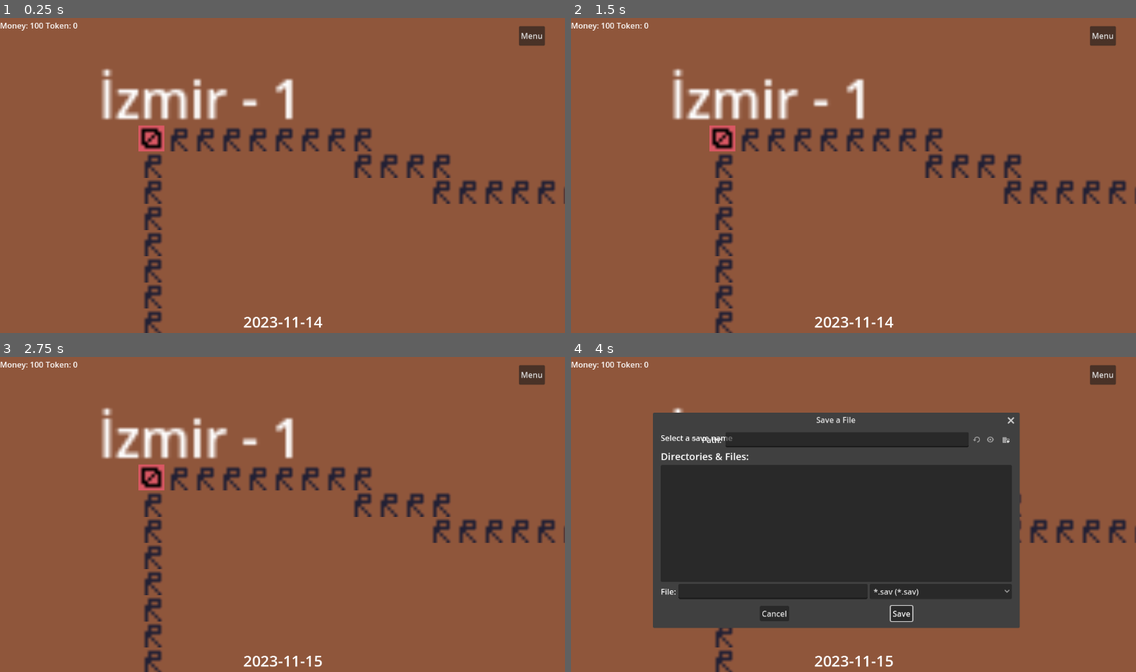
Above: before the commit, frames 1-4 (two rows, left to right).
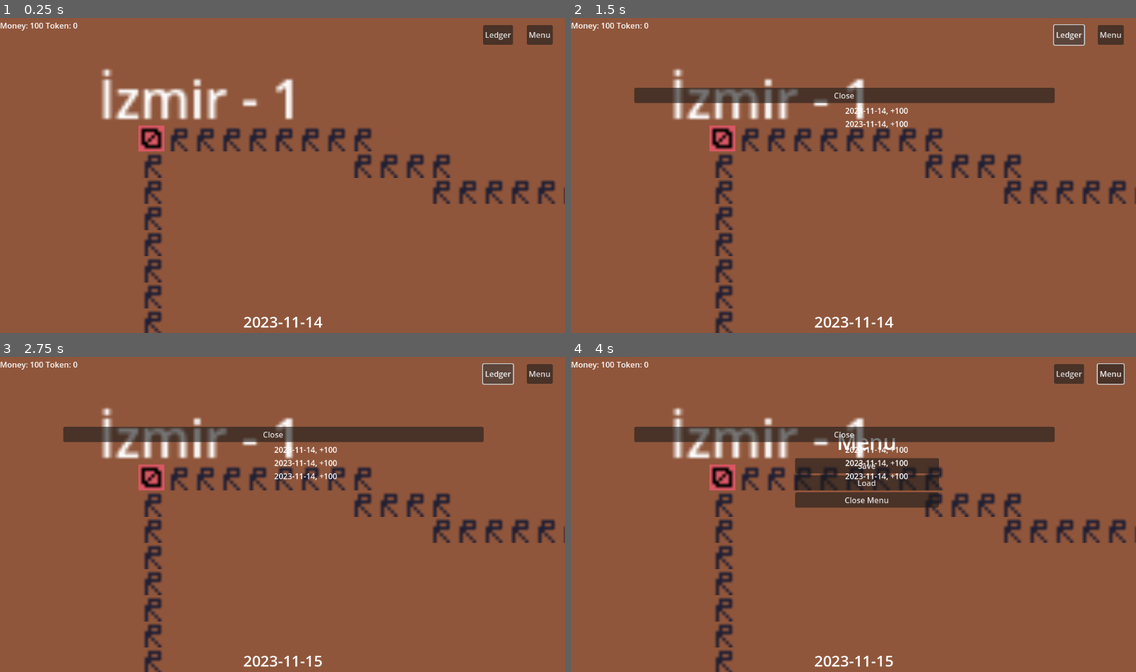
Above: after the commit, the same moments.

Repository: yigitozdemir/GLorryCorp
Game: Godot game, scene res://scenes/main_scenes/game_scene/game_scene.tscn
Two runs of this game, one before a commit and one after it. Both use one fixed random seed, a clock stepped at 60 frames per second and the inputs below.
Inputs (mouse positions are in pixels of both pictures, inside the frame that each line leads up to):
- Up to frame 1 (0.25 s): no input
- Up to frame 2 (1.5 s): click (1068, 33) at 0.5 s, where only the run after the commit has a clickable "Ledger"; click (1068, 33) at 1.25 s, where only the run after the commit has a clickable "Ledger"
- Up to frame 3 (2.75 s): click (497, 372) at 2 s, where only the run after the commit has a clickable "Ledger"
- Up to frame 4 (4 s): click "Menu" at 2.75 s; click "Save" at 3.5 s

The runs differ from the first frame. In frame 1, 0.6% of the frame differs, in the area x 85-98%, y 2-9%; in frame 2, 4.5%; in frame 3, 4.6%; in frame 4, 43%, in the area x 11-98%, y 2-87%.

Commit message:
Create a simple UI for ledger to list income and expense

Diff:
--- a/scenes/main_scenes/game_scene/game_scene.gd
+++ b/scenes/main_scenes/game_scene/game_scene.gd
@@ -16,10 +16,17 @@
 @export var save_file_dialog: FileDialog
 @export var open_file_dialog: FileDialog
 @export var date_label: Label
+@export var ledger_container: VBoxContainer
+@export var expense_container: VBoxContainer
+@export var income_container: VBoxContainer
 
 @export_category("Container References")
 @export var container_lorry: Node2D
-
+@export var ledger: ledger
+enum ChangeType {
+	Income=1,
+	Expense=2
+}
 func buy_lorry(modal_name: String, to_location: City) -> void:
 	var lorry_scene_path = Catalog.LorryList[modal_name]
 	var loaded_lorry_scene = load(lorry_scene_path)
@@ -210,3 +217,26 @@
 func _on_time_manager_update_date():
 	date_label.text = $time_manager.current_date
 	pass # Replace with function body.
+
+
+func _on_btn_ledger_button_up():
+	for data in ledger.get_data():
+		if data.ie == ChangeType.Income:
+			var lbl = Label.new()
+			lbl.text = data.date + ", +" + str(data.amount)
+			income_container.add_child(lbl)
+			pass
+		if data.ie == ChangeType.Expense:
+			var lbl = Label.new()
+			lbl.text = data.date + ", -" + str(data.amount)
+			expense_container.add_child(lbl)
+			pass
+	ledger_container.show()
+	pass
+func _on_close_ledger_container_button_up():
+	for c in expense_container.get_children():
+		c.queue_free()
+	for c in income_container.get_children():
+		c.queue_free()
+	ledger_container.hide()
+	pass
--- a/scenes/main_scenes/game_scene/game_scene.tscn
+++ b/scenes/main_scenes/game_scene/game_scene.tscn
@@ -106,7 +106,7 @@
 demanding_period = 2.5
 since_last_demand = 0.0
 
-[node name="game_scene" type="Node2D" node_paths=PackedStrin …(144 unchanged characters)… og", "open_file_dialog", "date_label", "container_lorry")]
+[node name="game_scene" type="Node2D" node_paths=PackedStrin …(144 unchanged characters)… og", "open_file_dialog", "date_label", "ledger_container", "expense_container", "income_container", "container_lorry", "ledger")]
 script = ExtResource("1_1vlji")
 res_coal_label = NodePath("ui_canvas/city_menu/city_menu/Resources/res_con/coal/Label")
 res_iron_label = NodePath("ui_canvas/city_menu/city_menu/Resources/res_con/iron/Label")
@@ -118,7 +118,11 @@
 save_file_dialog = NodePath("ui_canvas/save_file_dialog")
 open_file_dialog = NodePath("ui_canvas/open_file_dialog")
 date_label = NodePath("ui_canvas/CenterContainer/Label")
+ledger_container = NodePath("ui_canvas/ledger_container")
+expense_container = NodePath("ui_canvas/ledger_container/scrolls/sc_ex/expense_container")
+income_container = NodePath("ui_canvas/ledger_container/scrolls/sc_in/income_container")
 container_lorry = NodePath("container_lorry")
+ledger = NodePath("ledger")
 
 [node name="ledger" parent="." instance=ExtResource("2_y6l7s")]
 
@@ -308,10 +312,15 @@
 text = "0"
 
 [node name="menu_button_container" type="HBoxContainer" parent="ui_canvas"]
-offset_left = 1058.0
-offset_top = 21.0
-offset_right = 1111.0
-offset_bottom = 61.0
+offset_left = 985.0
+offset_top = 19.0
+offset_right = 1127.0
+offset_bottom = 59.0
+theme_override_constants/separation = 28
+
+[node name="btn_ledger" type="Button" parent="ui_canvas/menu_button_container"]
+layout_mode = 2
+text = "Ledger"
 
 [node name="btn_menu" type="Button" parent="ui_canvas/menu_button_container"]
 layout_mode = 2
@@ -376,10 +385,42 @@
 theme_override_font_sizes/font_size = 31
 text = "date"
 
+[node name="ledger_container" type="VBoxContainer" parent="ui_canvas"]
+visible = false
+offset_left = 129.0
+offset_top = 147.0
+offset_right = 986.0
+offset_bottom = 559.0
+
+[node name="close_ledger_container" type="Button" parent="ui_canvas/ledger_container"]
+layout_mode = 2
+text = "Close"
+
+[node name="scrolls" type="HBoxContainer" parent="ui_canvas/ledger_container"]
+layout_mode = 2
+size_flags_vertical = 3
+
+[node name="sc_ex" type="ScrollContainer" parent="ui_canvas/ledger_container/scrolls"]
+layout_mode = 2
+size_flags_horizontal = 3
+horizontal_scroll_mode = 3
+
+[node name="expense_container" type="VBoxContainer" parent="ui_canvas/ledger_container/scrolls/sc_ex"]
+layout_mode = 2
+
+[node name="sc_in" type="ScrollContainer" parent="ui_canvas/ledger_container/scrolls"]
+layout_mode = 2
+size_flags_horizontal = 3
+horizontal_scroll_mode = 3
+
+[node name="income_container" type="VBoxContainer" parent="ui_canvas/ledger_container/scrolls/sc_in"]
+layout_mode = 2
+
 [connection signal="update_date" from="time_manager" to="." method="_on_time_manager_update_date"]
 [connection signal="button_up" from="ui_canvas/city_menu/top_container/btn_close" to="." method="_on_btn_close_button_up"]
 [connection signal="button_up" from="ui_canvas/city_menu/city_menu/Resources/buy_menu/buy_lorry/buy_lorry_1" to="." method="_buy_lorry_button_event_handler" binds= ["Lorry1"]]
 [connection signal="button_up" from="ui_canvas/city_menu/city_menu/Resources/buy_menu/second_lorry/buy_saff_ultra1" to="." method="_buy_lorry_button_event_handler" binds= ["Ultra1"]]
+[connection signal="button_up" from="ui_canvas/menu_button_container/btn_ledger" to="." method="_on_btn_ledger_button_up"]
 [connection signal="button_up" from="ui_canvas/menu_button_container/btn_menu" to="." method="_on_btn_menu_button_up"]
 [connection signal="button_up" from="ui_canvas/menu_container/btn_save" to="." method="_on_btn_save_button_up"]
 [connection signal="button_up" from="ui_canvas/menu_container/btn_load" to="." method="_on_btn_load_button_up"]
@@ -388,3 +429,4 @@
 [connection signal="ready" from="ui_canvas/save_file_dialog" to="." method="_on_save_file_dialog_ready"]
 [connection signal="file_selected" from="ui_canvas/open_file_dialog" to="." method="_on_open_file_dialog_file_selected"]
 [connection signal="ready" from="ui_canvas/open_file_dialog" to="." method="_on_open_file_dialog_ready"]
+[connection signal="button_up" from="ui_canvas/ledger_container/close_ledger_container" to="." method="_on_close_ledger_container_button_up"]
Not shown, changed: TODOList.txt
